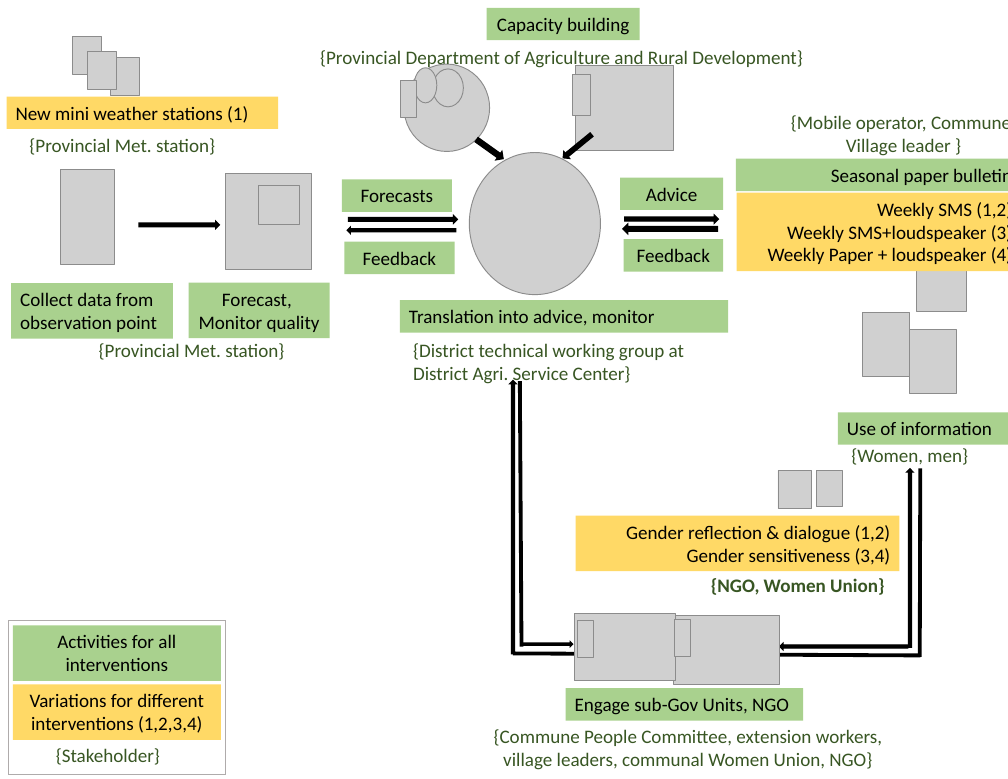
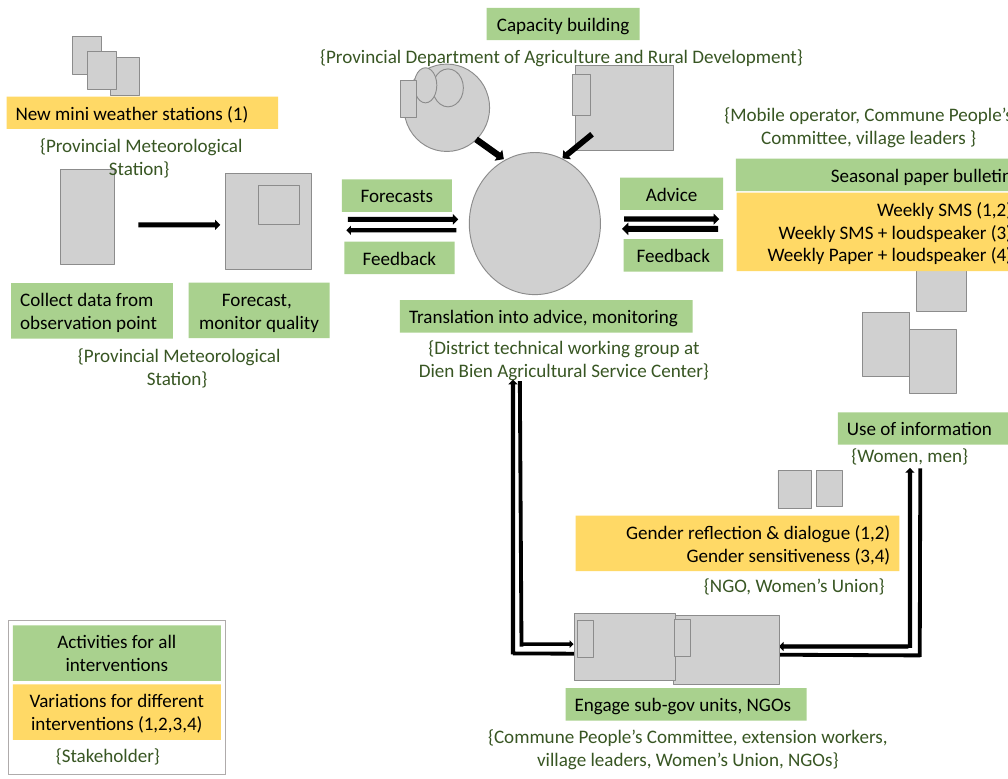
Before and after one commit to ThiThuGiangLuu/ACS-Decision-Analysis, a slide deck: slide 1 of Figures/Fig3-Intervention.pptx. Drawn at 1008x779 pixels with LibreOffice and Linux fonts; fonts in the diff are those of the drawing; grey boxes stand for pictures; background and template pictures are left out. Boxes give left, top, right and bottom in pixels: in the first picture for what was removed or moved away, otherwise in the second. Text is boxed around its words. In the diff, an @@ line names an element or a change of style, - is before the commit and + after.

```diff
--- a/Figures/Fig3-Intervention.pptx
+++ b/Figures/Fig3-Intervention.pptx
@@ text at bbox=[724, 107, 1008, 148]: text changed @@
-{Mobile operator, Commune,
-Village leader }
+{Mobile operator, Commune People’s Committee, village leaders }
@@ text at bbox=[40, 138, 242, 180]: text changed @@
-{Provincial Met. station}
+{Provincial Meteorological Station}
@@ text in rectangle at bbox=[779, 225, 1008, 242]: spaces changed @@
-Weekly SMS+loudspeaker (3)
+Weekly SMS + loudspeaker (3)
@@ text in rectangle at bbox=[199, 315, 319, 332]: text changed @@
-Monitor quality
+monitor quality
@@ rectangle "Translation into advice, monitoring": place and size @@
-rectangle "Translation into advice, monitoring" at bbox=[400, 301, 728, 333]
+rectangle "Translation into advice, monitoring" at bbox=[400, 301, 692, 333]
@@ text in rectangle at bbox=[409, 309, 678, 327]: text changed @@
-Translation into advice, monitor
+Translation into advice, monitoring
@@ text at bbox=[78, 348, 280, 388]: text changed @@
-{Provincial Met. station}
+{Provincial Meteorological Station}
@@ text at bbox=[428, 340, 699, 358]: alignment left to centre @@
@@ text at bbox=[419, 363, 709, 382]: text changed @@
-District Agri. Service Center}
+Dien Bien Agricultural Service Center}
@@ text at bbox=[704, 578, 885, 595]: text changed; bold off @@
-{NGO, Women Union}
+{NGO, Women’s Union}
@@ text in rectangle at bbox=[575, 697, 791, 715]: text changed @@
-Engage sub-Gov Units, NGO
+Engage sub-gov units, NGOs
@@ text at bbox=[488, 729, 887, 770]: text changed @@
-{Commune People Committee, extension workers, village leaders, communal Women Union, NGO}
+{Commune People’s Committee, extension workers, village leaders, Women’s Union, NGOs}
```
Also in this commit, not shown: 4 other files.
